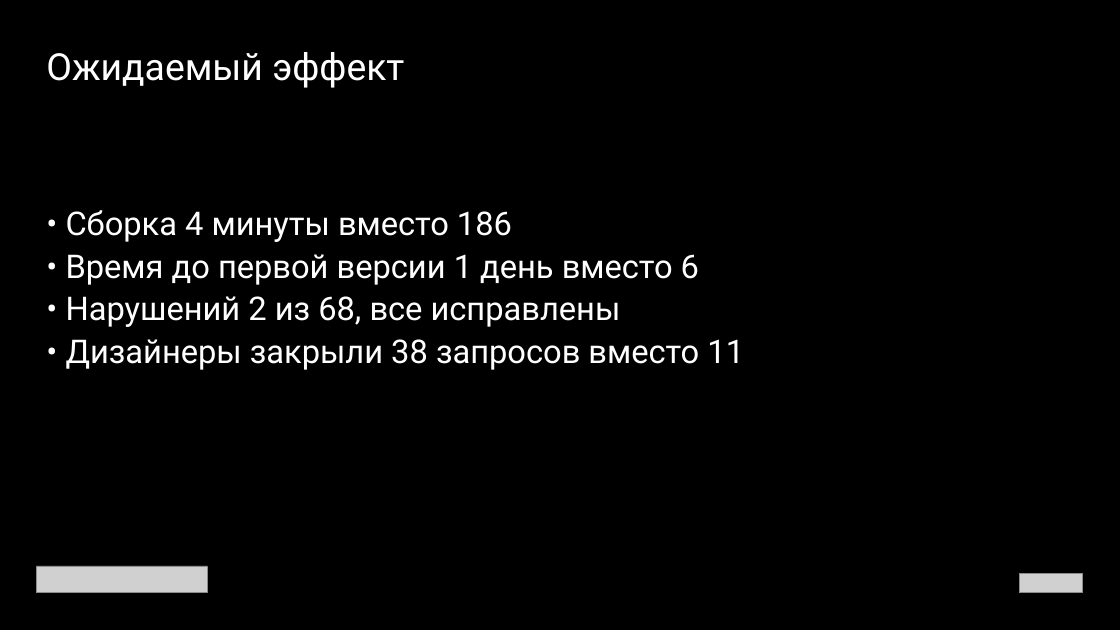
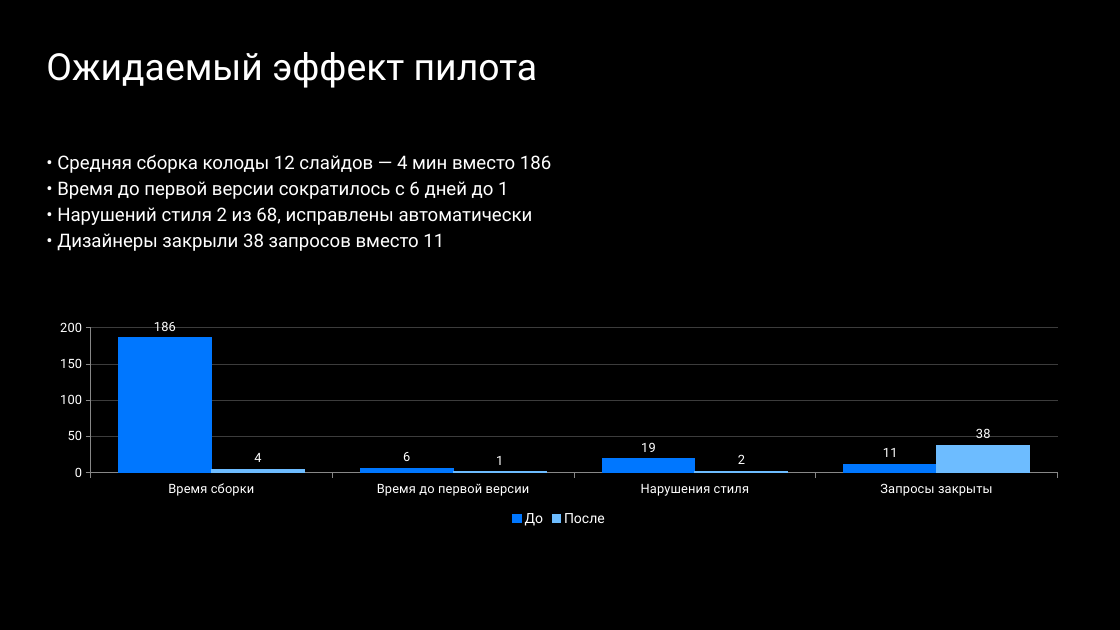
Before and after one commit to DiFoxenGit/-VKTechHackathon, a slide deck: slide 4 of samples/VK_WorkSpace_Клиентская_конференция_Шабл__classic.pptx. Drawn at 1120x630 pixels with LibreOffice and Linux fonts; fonts in the diff are those of the drawing; grey boxes stand for pictures; background and template pictures are left out. Boxes give left, top, right and bottom in pixels: in the first picture for what was removed or moved away, otherwise in the second. Text is boxed around its words. In the diff, an @@ line names an element or a change of style, - is before the commit and + after.

```diff
--- a/samples/VK_WorkSpace_Клиентская_конференция_Шабл__classic.pptx
+++ b/samples/VK_WorkSpace_Клиентская_конференция_Шабл__classic.pptx
@@ text at <box>46,52,538,88</box>: text changed @@
-Ожидаемый эффект
+Ожидаемый эффект пилота
@@ text "• Средняя сборка колоды 12 ...": place and size @@
-text "• Средняя сборка колоды 12 ..." at <box>66,210,744,370</box>
+text "• Средняя сборка колоды 12 ..." at <box>57,155,551,251</box>
@@ text at <box>57,155,551,225</box>: text changed; size 28 to 16 pt @@
-• Сборка 4 минуты вместо 186
-• Время до первой версии 1 день вместо 6
-• Нарушений 2 из 68, все исправлены
+• Средняя сборка колоды 12 слайдов — 4 мин вместо 186
+• Время до первой версии сократилось с 6 дней до 1
+• Нарушений стиля 2 из 68, исправлены автоматически
@@ text at <box>57,233,444,251</box>: size 28 to 16 pt in "• Дизайнеры закрыли 38 запросов вместо 11" @@
@@ column chart added at <box>39,316,1079,531</box> @@
+categories: Время сборки, Время до первой версии, Нарушения стиля, Запросы закрыты
+До: 186, 6, 19, 11
+После: 4, 1, 2, 38
@@ picture removed at <box>37,566,208,593</box> @@
@@ picture removed at <box>1019,573,1083,593</box> @@
```
Also in this commit, not shown: 3 other slides changed, 6 slides added, 6 slides removed, 23 other files.
